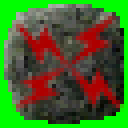
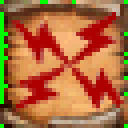
Layers edited between the first and the second 128×128 image:
renamed "weboflightning.png" to "weboflightning copy.png", painted on it over [12, 12, 124, 112]
showed "Spell-A BGND" over [0, 0, 128, 128]
hid "Spell-B BGND" over [0, 0, 128, 128]
